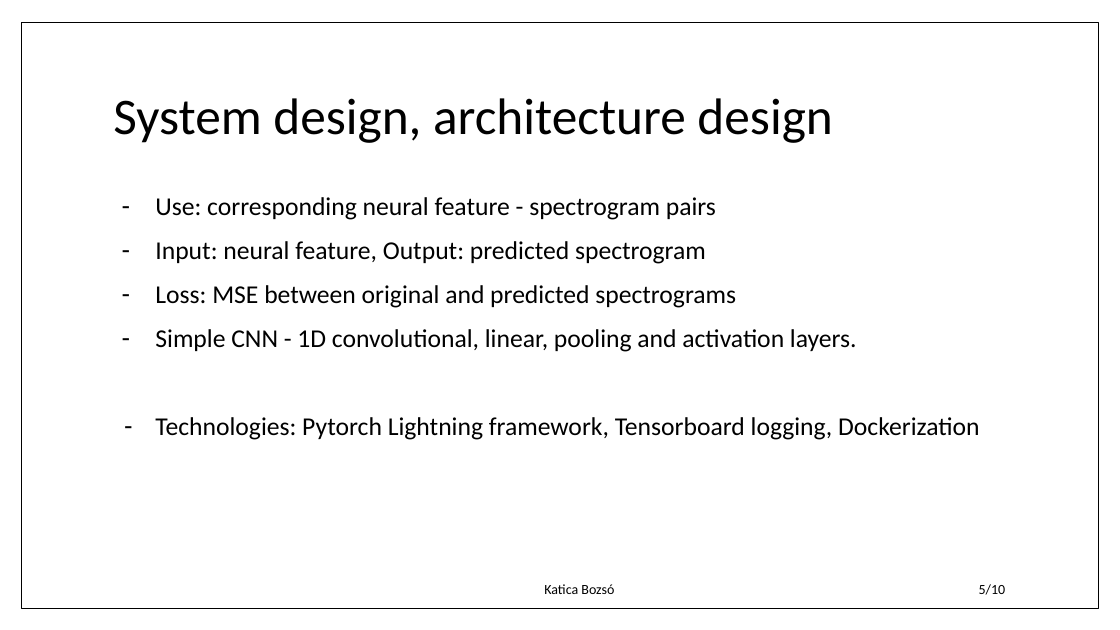
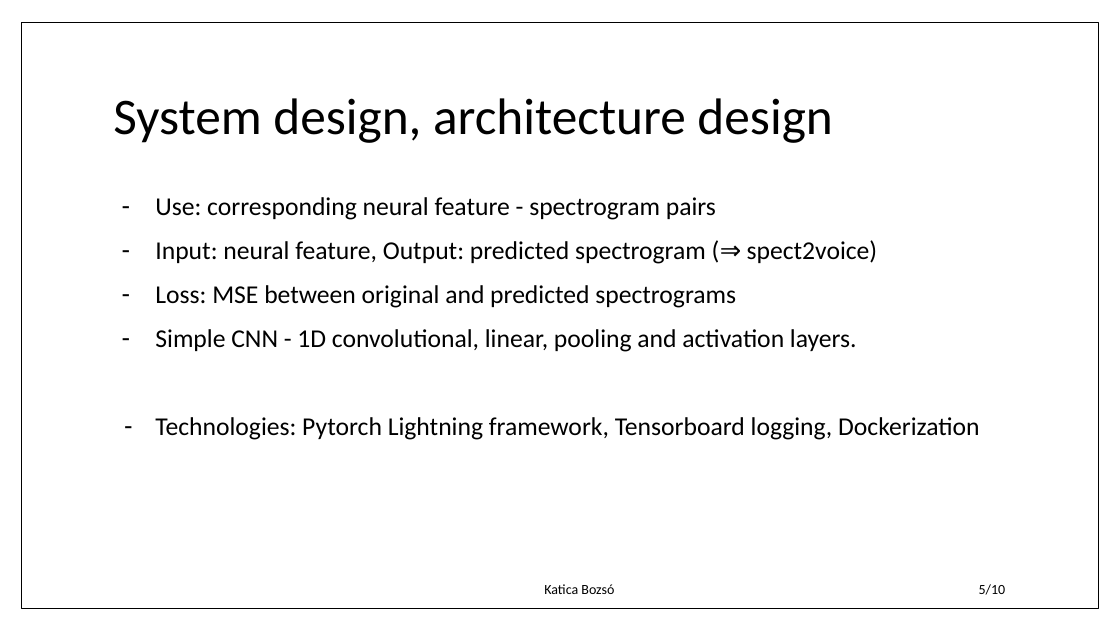
Before and after one commit to kajc10/BRAIN2SPEECH, a slide deck: slide 5 of docs/b2s_presentation.pptx. Drawn at 1120x630 pixels with LibreOffice and Linux fonts; fonts in the diff are those of the drawing; background and template pictures are left out. Boxes give left, top, right and bottom in pixels: in the first picture for what was removed or moved away, otherwise in the second. Text is boxed around its words. In the diff, an @@ line names an element or a change of style, - is before the commit and + after.

```diff
--- a/docs/b2s_presentation.pptx
+++ b/docs/b2s_presentation.pptx
@@ text at (155, 240, 878, 264): text changed @@
-– Input: neural feature, Output: predicted spectrogram
+– Input: neural feature, Output: predicted spectrogram (⇒ spect2voice)
```
